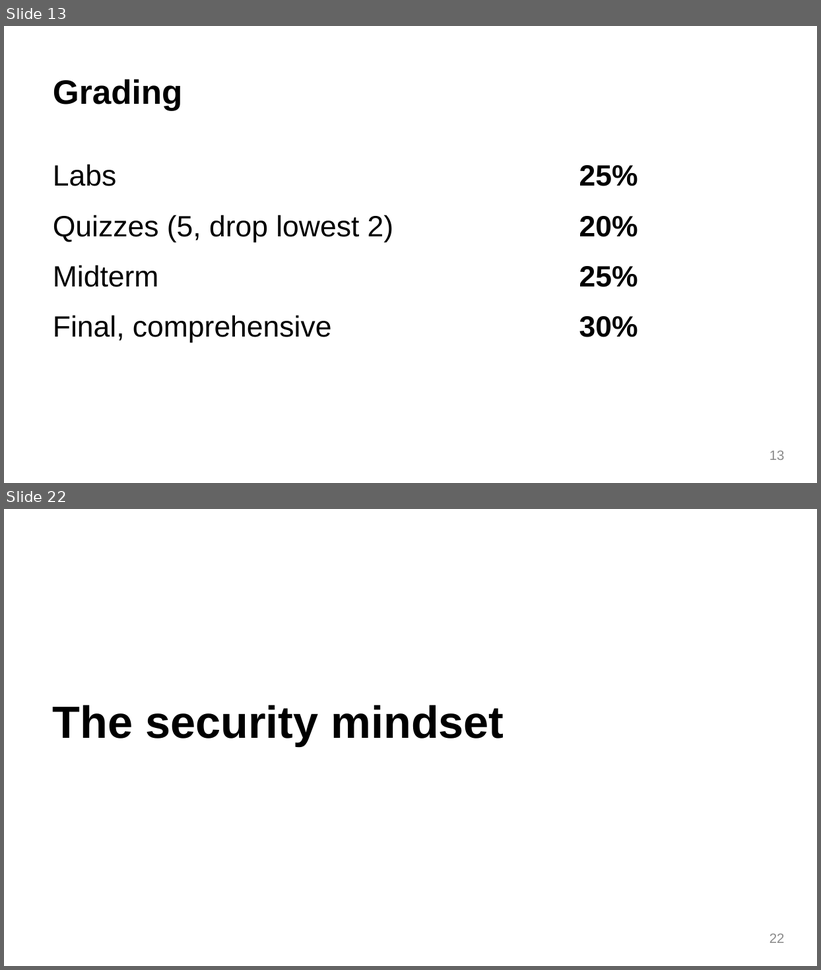
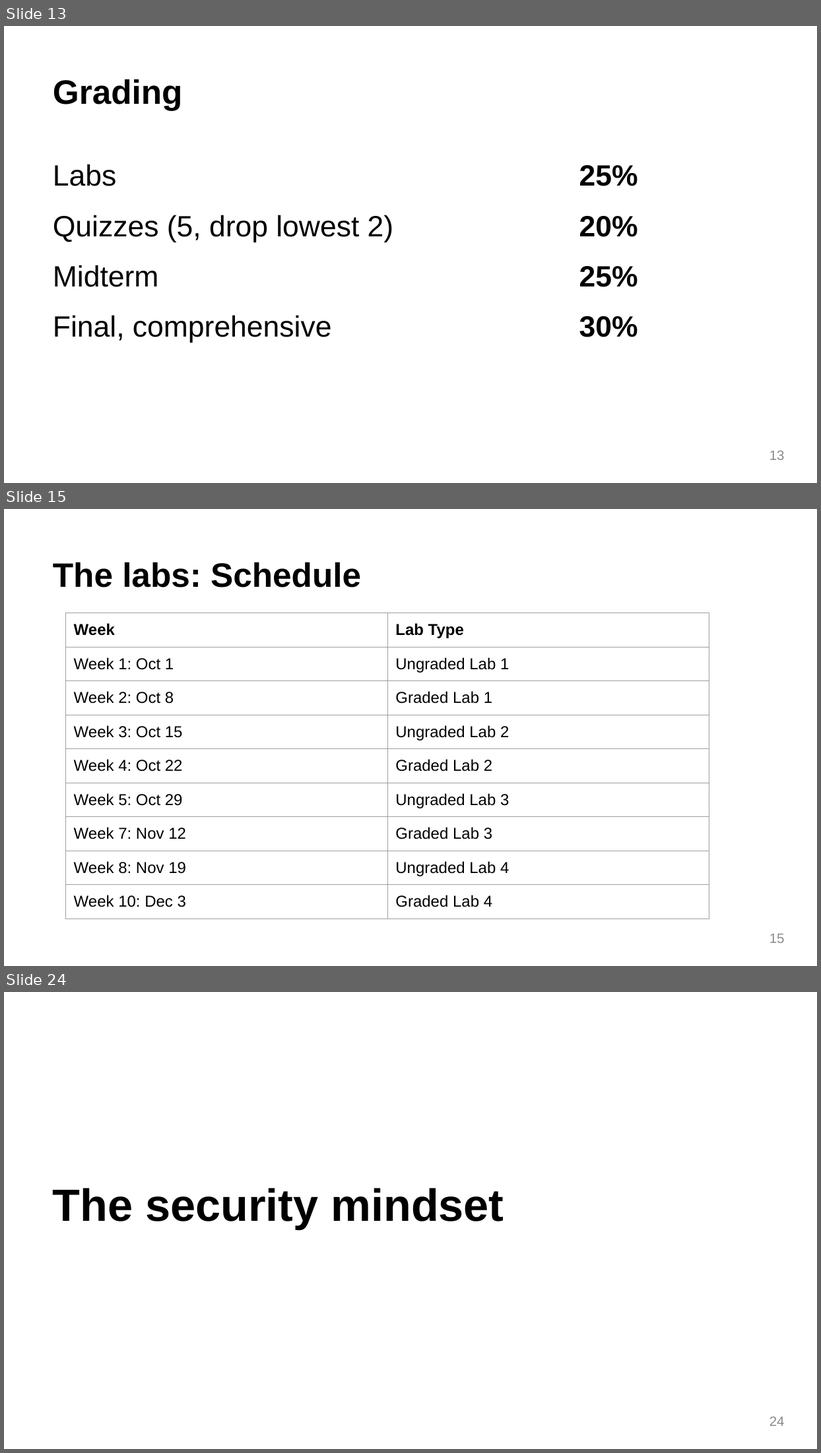
Before and after one commit to Sizvy/CS165_F26_labs, a slide deck: edc_slides/01_cs165-intro.pptx. Shown one above the other, each under a label of ours: slides 13 and 22 before the commit, slides 13, 15 and 24 after it; the slides between them are not shown. The pictures are 821x970 and 821x1453 pixels, drawn with LibreOffice and Linux fonts; fonts in the diff are those of the drawing. Boxes give left, top, right and bottom in pixels: in the first picture for what was removed or moved away, otherwise in the second. Text is boxed around its words. In the diff, an @@ line names an element or a change of style, - is before the commit and + after.

Commit message:
slides updated: office hour, lab schedule, graded+ungraded lab

```diff
--- a/edc_slides/01_cs165-intro.pptx
+++ b/edc_slides/01_cs165-intro.pptx
@@ slide 15 added at bbox=[4, 509, 817, 966], background #FFFFFF @@
@@ title added at bbox=[53, 562, 361, 588], 30 pt, text #000000, bold @@
+The labs: Schedule
@@ table added at bbox=[66, 613, 710, 910], 9 rows, 2 columns @@
+Week | Lab Type
+Week 1: Oct 1 | Ungraded Lab 1
+Week 2: Oct 8 | Graded Lab 1
+Week 3: Oct 15 | Ungraded Lab 2
+Week 4: Oct 22 | Graded Lab 2
+Week 5: Oct 29 | Ungraded Lab 3
+Week 7: Nov 12 | Graded Lab 3
+Week 8: Nov 19 | Ungraded Lab 4
+Week 10: Dec 3 | Graded Lab 4
@@ page number added at bbox=[770, 934, 785, 943], 12 pt, text #8A8A8A @@
+15
@@ what was slide 22 is now slide 24 @@
@@ page number at bbox=[770, 1417, 785, 1426]: text changed @@
-22
+24
```
Also in this commit, not shown: 32 slides changed, 1 other slide added, 1 other file.
